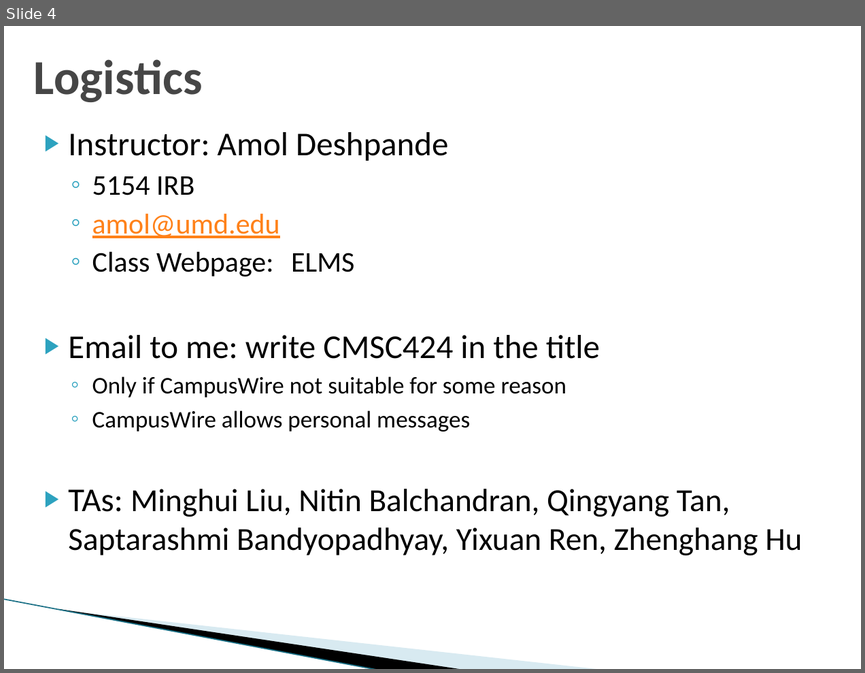
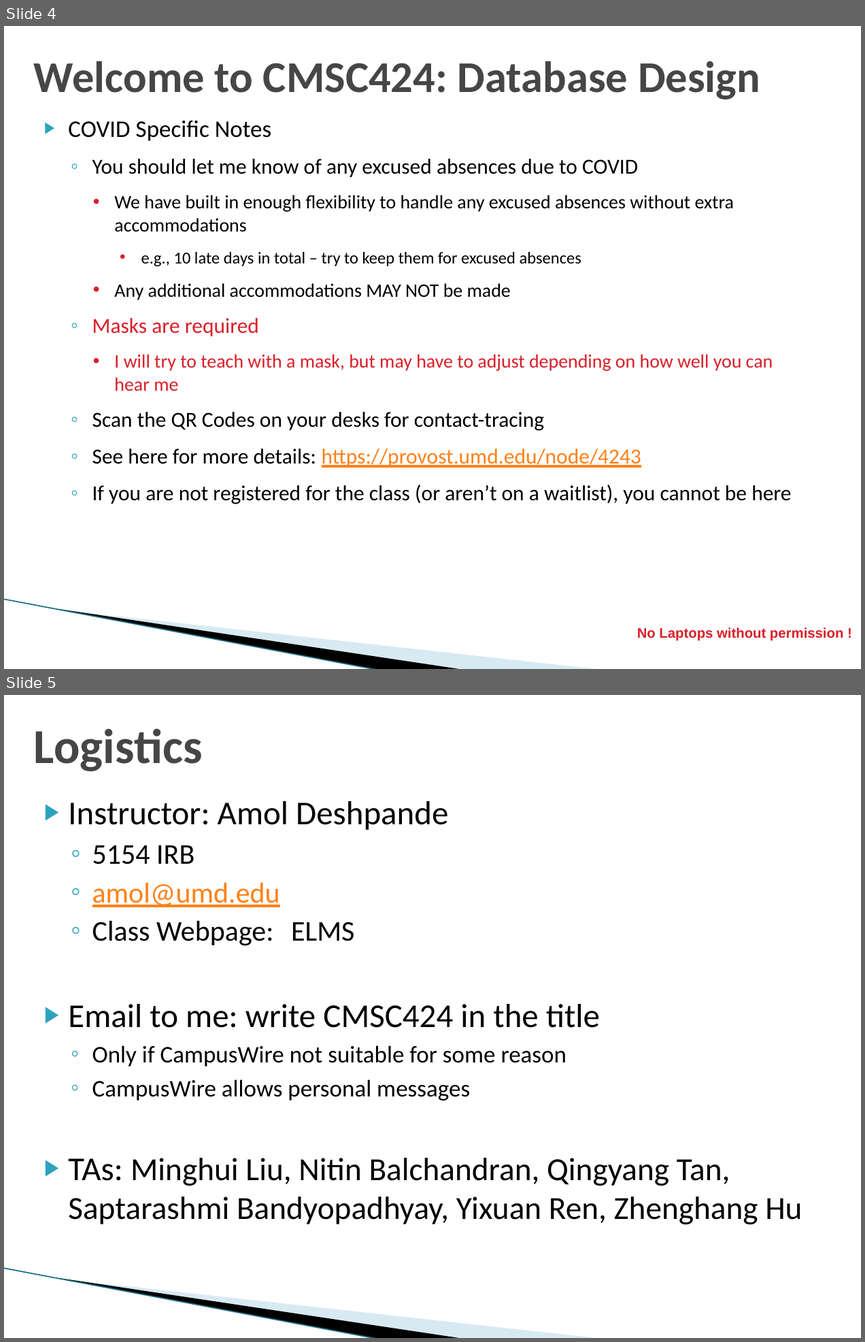
Before and after one commit to umddb/cmsc424-fall2021, a slide deck: Slides/01-Introduction.pptx. Shown one above the other, each under a label of ours: slide 4 before the commit, slides 4 and 5 after it. The pictures are 865x673 and 865x1342 pixels, drawn with LibreOffice and Linux fonts; fonts in the diff are those of the drawing; background and template pictures are left out. Boxes give left, top, right and bottom in pixels: in the first picture for what was removed or moved away, otherwise in the second. Text is boxed around its words. In the diff, an @@ line names an element or a change of style, - is before the commit and + after.

```diff
--- a/Slides/01-Introduction.pptx
+++ b/Slides/01-Introduction.pptx
@@ slide 4 added at <box>4,26,861,669</box>, background #FFFFFF; not listed: 3 template elements that a slide beside it also shows @@
@@ title added at <box>34,61,760,99</box>, 36.9 pt, text #464646, bold @@
+Welcome to CMSC424: Database Design
@@ text added at <box>68,120,791,504</box>, 18 pt, text #000000 @@
+▶ COVID Specific Notes
+  ◦ You should let me know of any excused absences due to COVID
+    • We have built in enough flexibility to handle any excused absences without extra accommodations
+      • e.g., 10 late days in total – try to keep them for excused absences
+    • Any additional accommodations MAY NOT be made
+  ◦ Masks are required
+    • I will try to teach with a mask, but may have to adjust depending on how well you can hear me
+  ◦ Scan the QR Codes on your desks for contact-tracing
+  ◦ See here for more details: https://provost.umd.edu/node/4243
+  ◦ If you are not registered for the class (or aren’t on a waitlist), you cannot be here
@@ text added at <box>637,627,843,641</box>, 20 pt, text #DA1F28, bold @@
+No Laptops without permission !
@@ what was slide 4 is now slide 5 @@
```
Also in this commit, not shown: 3 slides changed.
